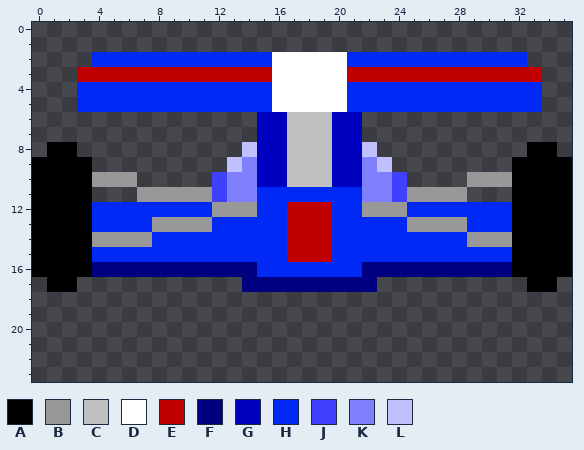
Edited in one commit: pixel-art sprite (img/up.png). The first picture shows the starting point.
The file is 36x24 pixels. The old version is drawn lined up with the new one.
Palette (. is transparent): A #000000  B #989898  C #c0c0c0  D #ffffff  E #c00000  F #000080  G #0000c0  H #0029f5  J #4040ff  K #8080ff  L #c0c0ff
Pixels before, first column x 0:
 2 ....HHHHHHHHHHHHDDDDDHHHHHHHHHHHH...
 3 ...EEEEEEEEEEEEEDDDDDEEEEEEEEEEEEE..
 4 ...HHHHHHHHHHHHHDDDDDHHHHHHHHHHHHH..
 5 ...HHHHHHHHHHHHHDDDDDHHHHHHHHHHHHH..
 6 ...............GGCCCGG..............
 7 ...............GGCCCGG..............
 8 .AA...........LGGCCCGGL..........AA.
 9 AAAA.........LKGGCCCGGKL........AAAA
10 AAAABBB.....JKKGGCCCGGKKJ....BBBAAAA
11 AAAA...BBBBBJKKHHHHHHHKKJBBBB...AAAA
12 AAAAHHHHHHHHBBBHHEEEHHBBBHHHHHHHAAAA
13 AAAAHHHHBBBBHHHHHEEEHHHHHBBBBHHHAAAA
14 AAAABBBBHHHHHHHHHEEEHHHHHHHHHBBBAAAA
15 AAAAHHHHHHHHHHHHHEEEHHHHHHHHHHHHAAAA
16 AAAAFFFFFFFFFFFHHHHHHHFFFFFFFFFFAAAA
17 .AA...........FFFFFFFFF..........AA.
New version:
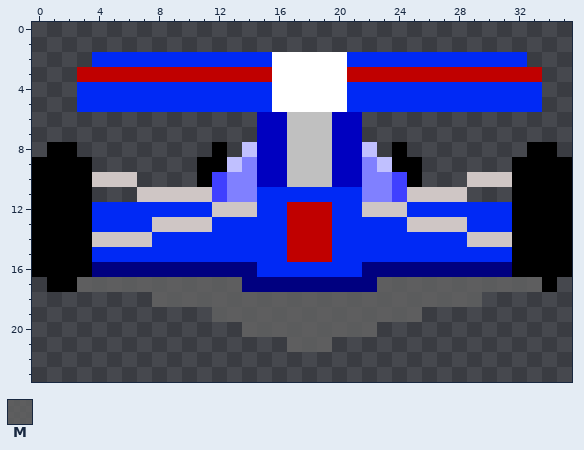
Colours new in this view: M #646464c9
Changes in this commit:
whole drawing moved by +0,-2 (the old picture is shown already moved)
colour B: #989898 -> #cfc6c5
Changed rows in their new state; - is a pixel that keeps its letter.
first column x 11:
 8 -A-----------A-
 9 AA-----------AA
10 A-------------A
first column x 3:
17 MMMMMMMMMMM---------MMMMMMMMMMM
18 -----MMMMMMMMMMMMMMMMMMMMMM----
19 ---------MMMMMMMMMMMMMM--------
20 -----------MMMMMMMMM-----------
21 --------------MMM--------------
Boxes around the changes in both pictures, in picture pixels (x1, y1, x2, y2):
changed: (77, 142, 542, 352)
